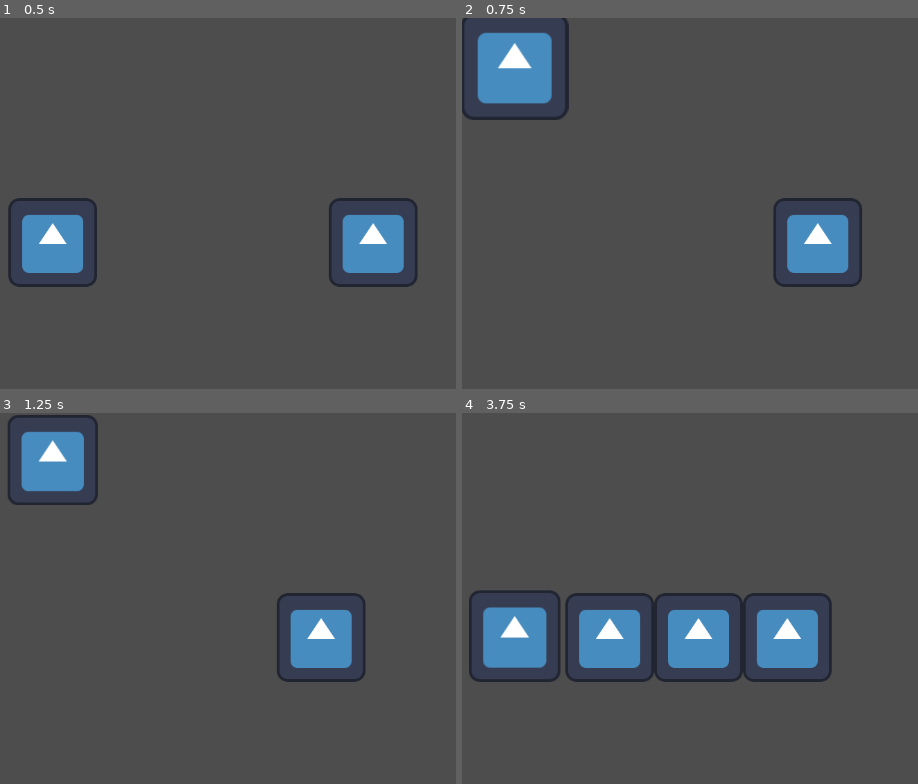
Above: before the commit, frames 1-4 (two rows, left to right).
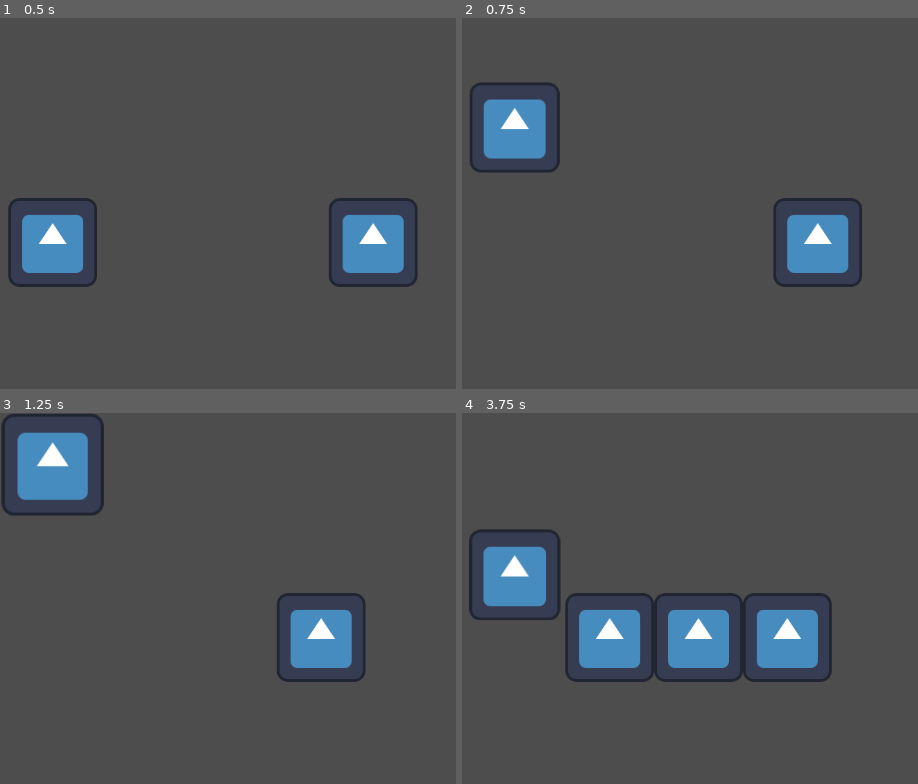
Above: after the commit, the same moments.

Repository: Shuisho10/Flee-3
Game: Godot game, scene res://res/scenes/ingame.tscn
The game is run twice, just before and just after one commit, with the same random seed, the same clock (stepped at 60 frames per second) and the same inputs. The engine's default icon, where the game draws it, is replaced by a stand-in: a white triangle on a blue panel in a dark square.
Inputs:
- Up to frame 1 (0.5 s): no input
- Up to frame 2 (0.75 s): hold W (button_up) from 0.53 s (still down); hold Space (button_jump) from 0.53 s (still down)
- Up to frame 3 (1.25 s): keep holding W (button_up); keep holding Space (button_jump)
- Up to frame 4 (3.75 s): release W (button_up) at 1.28 s; release Space (button_jump) at 1.28 s; hold S (button_down) 1.28-2.03 s; tap Space (button_jump) at 1.35, 1.52, 1.82, 2.85, 3.02, 3.32 s; hold Space (button_jump) 2.03-2.78 s; hold W (button_up) 2.03-3.53 s; hold S (button_down) from 3.53 s (still down); hold Space (button_jump) from 3.53 s (still down)

Frame 1 is identical in both runs. In frame 2, 6.0% of the frame differs, in the area x 0-24%, y 0-42%; in frame 3, 2.0%; in frame 4, 5.4%.

Commit message:
Adapted movement to scroller speed

Diff:
--- a/src/core/Player.gd
+++ b/src/core/Player.gd
@@ -7,7 +7,7 @@
 
 #Move player to lane
 func _process(delta):
-	position.y = lerpf(position.y,lane * current_scene.obs_size.y, delta *20)
+	position.y = lerpf(position.y,lane * current_scene.obs_size.y, delta * (current_scene.speed/20))
 	if Input.is_action_pressed("button_jump") and anim.current_animation=="":
 		jump()
 
@@ -21,7 +21,7 @@
 
 
 func jump():
-	anim.play("jump",1,2.0)
+	anim.play("jump",1,1/(current_scene.time_per_obsticle()*2))
 
 
 func move_up():
